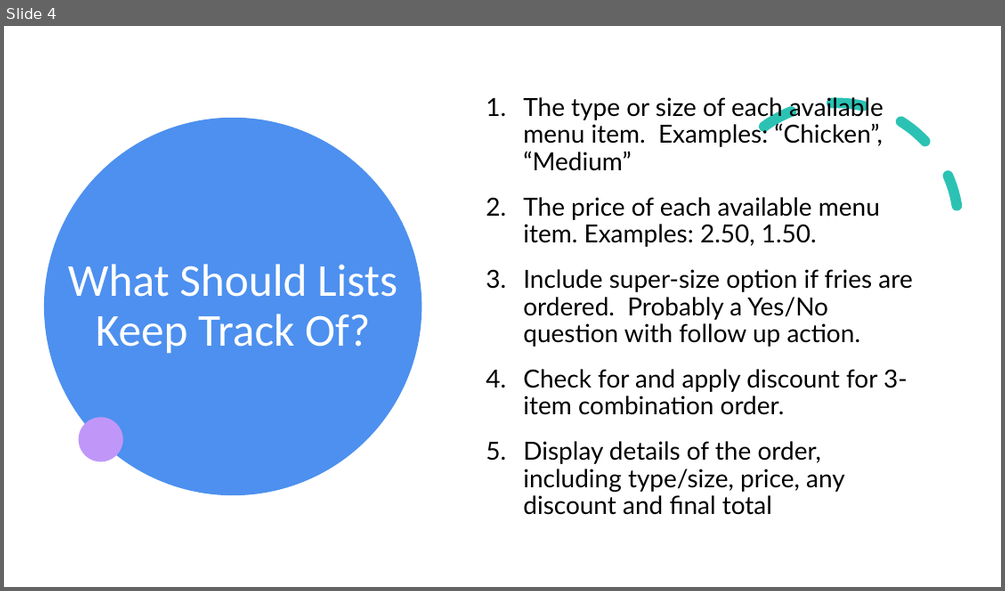
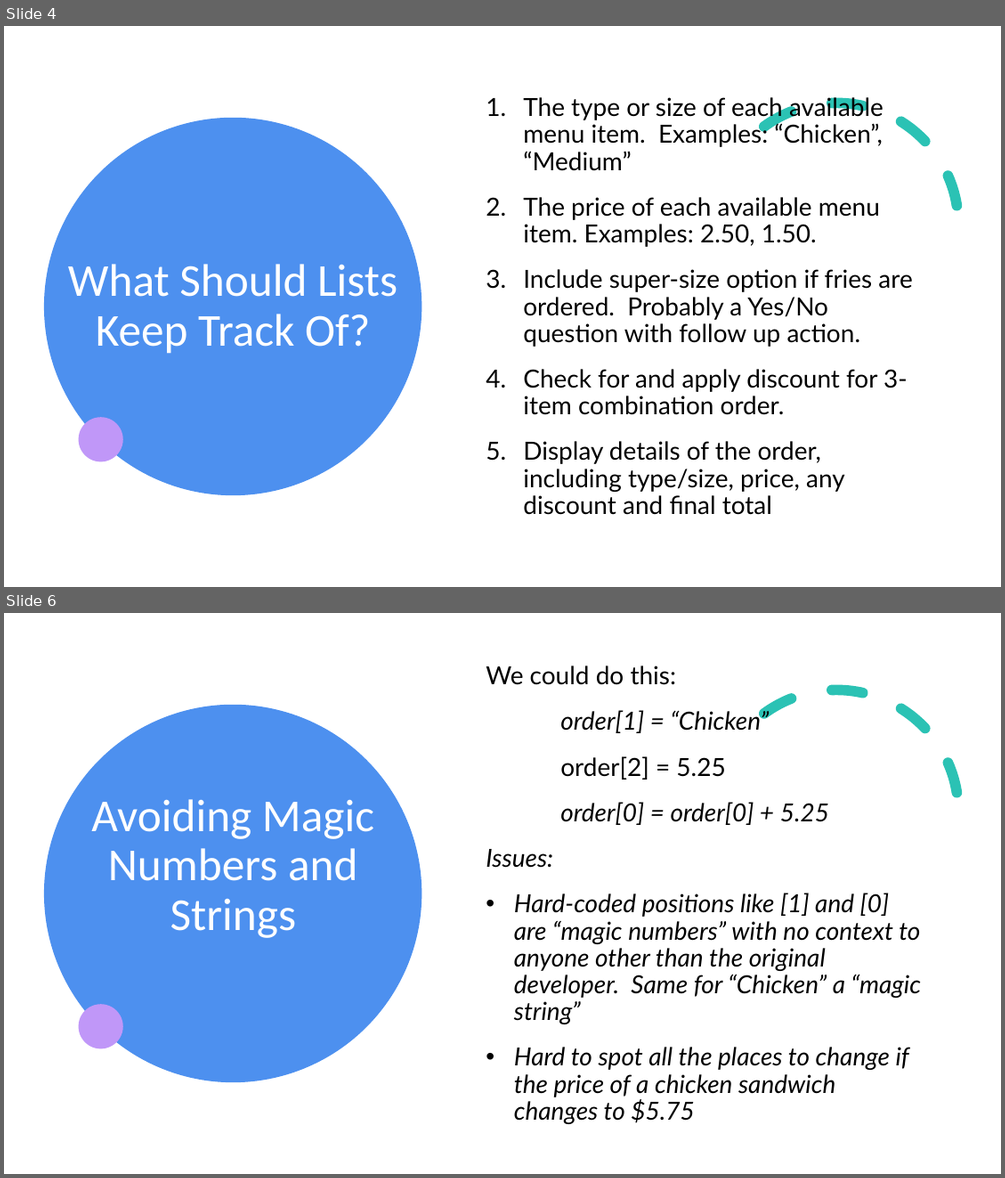
Before and after one commit to fmorriso/python-combo-menu-using-list, a slide deck: Combo Menu with lists using python.pptx. Shown one above the other, each under a label of ours: slide 4 before the commit, slides 4 and 6 after it; the slides between them are not shown. The pictures are 1005x591 and 1005x1178 pixels, drawn with LibreOffice and Linux fonts; fonts in the diff are those of the drawing. Boxes give left, top, right and bottom in pixels: in the first picture for what was removed or moved away, otherwise in the second. Text is boxed around its words. In the diff, an @@ line names an element or a change of style, - is before the commit and + after.

```diff
--- a/Combo Menu with lists using python.pptx
+++ b/Combo Menu with lists using python.pptx
@@ slide 6 added at bbox=[4, 613, 1001, 1174], background #FFFFFF; not listed: 3 template elements that a slide beside it also shows @@
@@ text added at bbox=[485, 666, 922, 1124], 24 pt, text #000000, italic @@
+We could do this:
+order[1] = “Chicken”
+order[2] = 5.25
+order[0] = order[0] + 5.25
+Issues:
+• Hard-coded positions like [1] and [0] are “magic numbers” with no context to anyone other than the original developer. Same for “Chicken” a “magic string”
+• Hard to spot all the places to change if the price of a chicken sandwich changes to $5.75
@@ title added at bbox=[91, 799, 374, 938], 44 pt, text #FFFFFF @@
+Avoiding Magic Numbers and Strings
```
Also in this commit, not shown: 3 other slides added, 1 other file.
